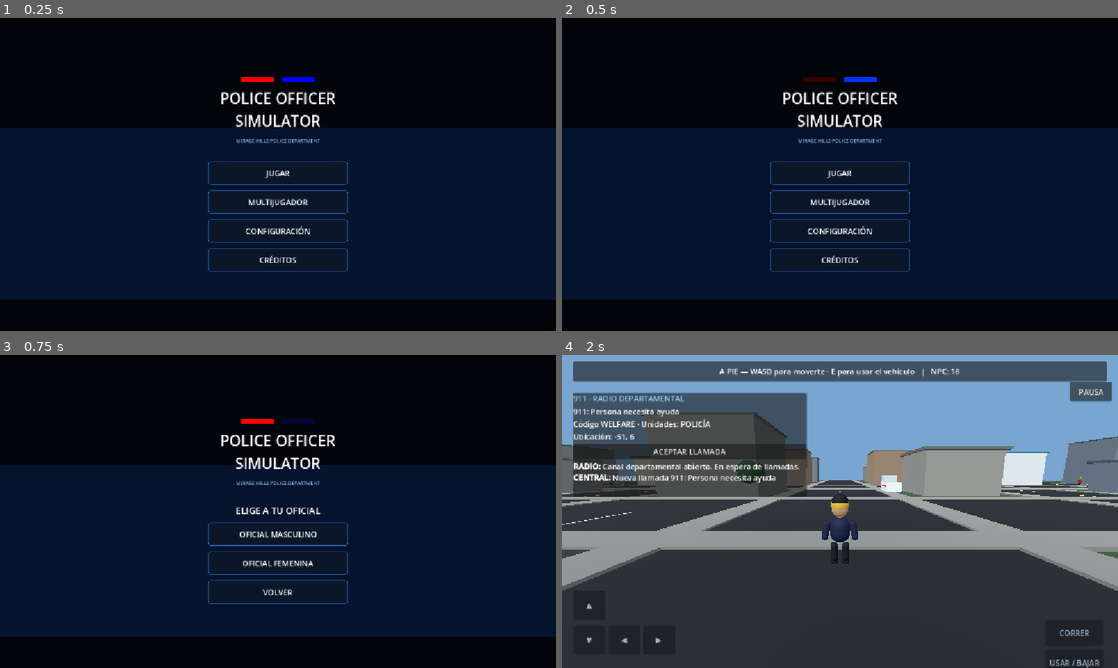
Above: before the commit, frames 1-4 (two rows, left to right).
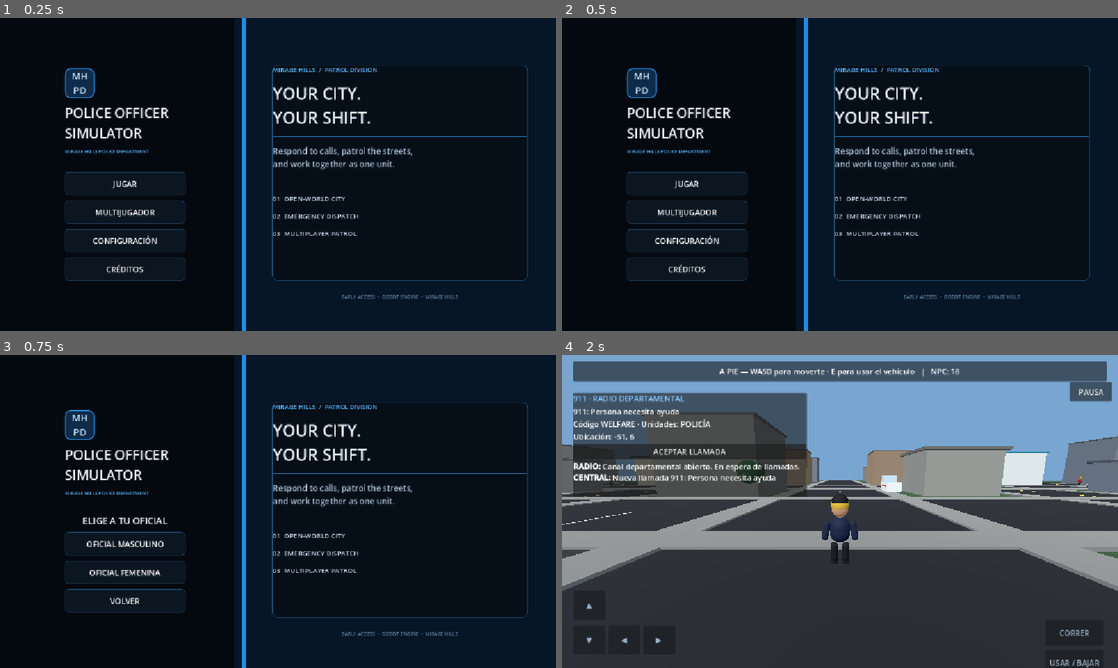
Above: after the commit, the same moments.

Repository: chetosflaminhot2014-cmd/Florida-District-Fire-Rescue
Game: Godot game, scene res://main.tscn
The game is run twice, just before and just after one commit, with the same random seed, the same clock (stepped at 60 frames per second) and the same inputs.
Inputs:
- Up to frame 1 (0.25 s): no input
- Up to frame 2 (0.5 s): no input
- Up to frame 3 (0.75 s): click "JUGAR" at 0.5 s
- Up to frame 4 (2 s): click "OFICIAL FEMENINA" at 1.25 s

The runs differ from the first frame. In frame 1, 39% of the frame differs, in the area x 0-100%, y 0-100%; in frame 2, 39%; in frame 3, 41%; in frame 4, nothing differs.

Commit message:
Redesign main menu with modern police simulator layout

Diff:
--- a/main.gd
+++ b/main.gd
@@ -72,25 +72,99 @@
 	menu_layer.name = "MenuLayer"
 	add_child(menu_layer)
 	var background := ColorRect.new()
-	background.color = Color(0.012, 0.022, 0.045)
+	background.color = Color(0.018, 0.035, 0.065)
 	background.set_anchors_and_offsets_preset(Control.PRESET_FULL_RECT)
 	background.mouse_filter = Control.MOUSE_FILTER_IGNORE
 	menu_layer.add_child(background)
-	var glow := ColorRect.new()
-	glow.anchor_left = 0.0
-	glow.anchor_right = 1.0
-	glow.anchor_top = 0.35
-	glow.anchor_bottom = 0.9
-	glow.color = Color(0.035, 0.12, 0.28, 0.55)
-	glow.mouse_filter = Control.MOUSE_FILTER_IGNORE
-	menu_layer.add_child(glow)
-	var center := CenterContainer.new()
-	center.set_anchors_and_offsets_preset(Control.PRESET_FULL_RECT)
-	menu_layer.add_child(center)
+	# Modern police-simulator landing screen: navigation on the left, operations panel on the right.
+	var upper_glow := ColorRect.new()
+	upper_glow.anchor_left = 0.42
+	upper_glow.anchor_right = 1.0
+	upper_glow.anchor_top = 0.0
+	upper_glow.anchor_bottom = 1.0
+	upper_glow.color = Color(0.025, 0.09, 0.16, 0.92)
+	upper_glow.mouse_filter = Control.MOUSE_FILTER_IGNORE
+	menu_layer.add_child(upper_glow)
+	var accent := ColorRect.new()
+	accent.anchor_left = 0.435
+	accent.anchor_right = 0.442
+	accent.anchor_top = 0.0
+	accent.anchor_bottom = 1.0
+	accent.color = Color(0.12, 0.55, 0.9)
+	accent.mouse_filter = Control.MOUSE_FILTER_IGNORE
+	menu_layer.add_child(accent)
+	var right_panel := PanelContainer.new()
+	right_panel.anchor_left = 0.49
+	right_panel.anchor_right = 0.95
+	right_panel.anchor_top = 0.15
+	right_panel.anchor_bottom = 0.84
+	right_panel.offset_left = 0
+	right_panel.offset_right = 0
+	right_panel.offset_top = 0
+	right_panel.offset_bottom = 0
+	var card_style := StyleBoxFlat.new()
+	card_style.bg_color = Color(0.025, 0.055, 0.09, 0.9)
+	card_style.border_color = Color(0.12, 0.3, 0.45)
+	card_style.set_border_width_all(1)
+	card_style.set_corner_radius_all(12)
+	right_panel.add_theme_stylebox_override("panel", card_style)
+	menu_layer.add_child(right_panel)
+	var info := VBoxContainer.new()
+	info.add_theme_constant_override("separation", 16)
+	right_panel.add_child(info)
+	var status := Label.new()
+	status.text = "MIRAGE HILLS  /  PATROL DIVISION"
+	status.add_theme_font_size_override("font_size", 13)
+	status.add_theme_color_override("font_color", Color(0.35, 0.72, 1.0))
+	info.add_child(status)
+	var scene_title := Label.new()
+	scene_title.text = "YOUR CITY.\nYOUR SHIFT."
+	scene_title.add_theme_font_size_override("font_size", 34)
+	scene_title.add_theme_color_override("font_color", Color(0.92, 0.96, 1.0))
+	info.add_child(scene_title)
+	var divider := ColorRect.new()
+	divider.custom_minimum_size = Vector2(0, 2)
+	divider.color = Color(0.13, 0.49, 0.78)
+	info.add_child(divider)
+	var description := Label.new()
+	description.text = "Respond to calls, patrol the streets,\nand work together as one unit."
+	description.autowrap_mode = TextServer.AUTOWRAP_WORD_SMART
+	description.add_theme_font_size_override("font_size", 17)
+	description.add_theme_color_override("font_color", Color(0.68, 0.76, 0.84))
+	info.add_child(description)
+	var feature_gap := Control.new()
+	feature_gap.custom_minimum_size.y = 18
+	info.add_child(feature_gap)
+	for feature in ["01  OPEN-WORLD CITY", "02  EMERGENCY DISPATCH", "03  MULTIPLAYER PATROL"]:
+		var feature_label := Label.new()
+		feature_label.text = feature
+		feature_label.add_theme_font_size_override("font_size", 14)
+		feature_label.add_theme_color_override("font_color", Color(0.8, 0.87, 0.94))
+		info.add_child(feature_label)
+	var footer := Label.new()
+	footer.anchor_left = 0.49
+	footer.anchor_right = 0.95
+	footer.anchor_top = 0.88
+	footer.anchor_bottom = 0.96
+	footer.text = "EARLY ACCESS  •  GODOT ENGINE  •  MIRAGE HILLS"
+	footer.horizontal_alignment = HORIZONTAL_ALIGNMENT_CENTER
+	footer.add_theme_font_size_override("font_size", 10)
+	footer.add_theme_color_override("font_color", Color(0.38, 0.5, 0.62))
+	menu_layer.add_child(footer)
+	var left_area := Control.new()
+	left_area.anchor_left = 0.045
+	left_area.anchor_right = 0.405
+	left_area.anchor_top = 0.06
+	left_area.anchor_bottom = 0.94
+	menu_layer.add_child(left_area)
+	var left_center := CenterContainer.new()
+	left_center.set_anchors_and_offsets_preset(Control.PRESET_FULL_RECT)
+	left_area.add_child(left_center)
 	menu_panel = VBoxContainer.new()
-	menu_panel.custom_minimum_size = Vector2(310, 0)
-	menu_panel.add_theme_constant_override("separation", 12)
-	center.add_child(menu_panel)
+	menu_panel.custom_minimum_size = Vector2(0, 0)
+	menu_panel.size_flags_horizontal = Control.SIZE_EXPAND_FILL
+	menu_panel.add_theme_constant_override("separation", 11)
+	left_center.add_child(menu_panel)
 	_show_main_menu()
 
 func _clear_menu() -> void:
@@ -101,50 +175,53 @@
 	blue_light = null
 
 func _add_title() -> void:
-	var lights := HBoxContainer.new()
-	lights.alignment = BoxContainer.ALIGNMENT_CENTER
-	lights.add_theme_constant_override("separation", 16)
-	menu_panel.add_child(lights)
-	red_light = ColorRect.new()
-	red_light.custom_minimum_size = Vector2(68, 10)
-	red_light.color = Color.RED
-	lights.add_child(red_light)
-	blue_light = ColorRect.new()
-	blue_light.custom_minimum_size = Vector2(68, 10)
-	blue_light.color = Color.BLUE
-	lights.add_child(blue_light)
+	var emblem := PanelContainer.new()
+	emblem.custom_minimum_size = Vector2(62, 62)
+	emblem.size_flags_horizontal = Control.SIZE_SHRINK_BEGIN
+	var emblem_style := StyleBoxFlat.new()
+	emblem_style.bg_color = Color(0.06, 0.17, 0.29)
+	emblem_style.border_color = Color(0.16, 0.55, 0.88)
+	emblem_style.set_border_width_all(2)
+	emblem_style.set_corner_radius_all(12)
+	emblem.add_theme_stylebox_override("panel", emblem_style)
+	menu_panel.add_child(emblem)
+	var badge_label := Label.new()
+	badge_label.text = "MH\nPD"
+	badge_label.horizontal_alignment = HORIZONTAL_ALIGNMENT_CENTER
+	badge_label.vertical_alignment = VERTICAL_ALIGNMENT_CENTER
+	badge_label.add_theme_font_size_override("font_size", 19)
+	badge_label.add_theme_color_override("font_color", Color(0.82, 0.92, 1.0))
+	emblem.add_child(badge_label)
 	var title := Label.new()
 	title.text = "POLICE OFFICER\nSIMULATOR"
-	title.horizontal_alignment = HORIZONTAL_ALIGNMENT_CENTER
-	title.add_theme_font_size_override("font_size", 31)
-	title.add_theme_color_override("font_color", Color.WHITE)
+	title.add_theme_font_size_override("font_size", 28)
+	title.add_theme_color_override("font_color", Color(0.95, 0.97, 1.0))
 	menu_panel.add_child(title)
 	var subtitle := Label.new()
 	subtitle.text = "MIRAGE HILLS POLICE DEPARTMENT"
-	subtitle.horizontal_alignment = HORIZONTAL_ALIGNMENT_CENTER
 	subtitle.add_theme_font_size_override("font_size", 10)
-	subtitle.add_theme_color_override("font_color", Color(0.55, 0.72, 0.95))
+	subtitle.add_theme_color_override("font_color", Color(0.32, 0.67, 0.94))
 	menu_panel.add_child(subtitle)
 	var gap := Control.new()
-	gap.custom_minimum_size.y = 12
+	gap.custom_minimum_size.y = 14
 	menu_panel.add_child(gap)
 
 func _add_button(text_value: String, callback: Callable) -> Button:
 	var button := Button.new()
 	button.text = text_value
-	button.custom_minimum_size = Vector2(290, 48)
-	button.size_flags_horizontal = Control.SIZE_SHRINK_CENTER
+	button.custom_minimum_size = Vector2(250, 48)
+	button.size_flags_horizontal = Control.SIZE_EXPAND_FILL
 	button.add_theme_font_size_override("font_size", 16)
 	var normal := StyleBoxFlat.new()
-	normal.bg_color = Color(0.045, 0.09, 0.16)
-	normal.border_color = Color(0.15, 0.38, 0.72)
+	normal.bg_color = Color(0.045, 0.085, 0.13)
+	normal.border_color = Color(0.12, 0.25, 0.37)
 	normal.set_border_width_all(1)
-	normal.set_corner_radius_all(5)
+	normal.set_corner_radius_all(7)
 	var hover := StyleBoxFlat.new()
-	hover.bg_color = Color(0.09, 0.19, 0.32)
-	hover.border_color = Color(0.3, 0.58, 1.0)
+	hover.bg_color = Color(0.06, 0.22, 0.36)
+	hover.border_color = Color(0.16, 0.62, 0.96)
 	hover.set_border_width_all(1)
-	hover.set_corner_radius_all(5)
+	hover.set_corner_radius_all(7)
 	button.add_theme_stylebox_override("normal", normal)
 	button.add_theme_stylebox_override("hover", hover)
 	button.add_theme_color_override("font_color", Color.WHITE)
